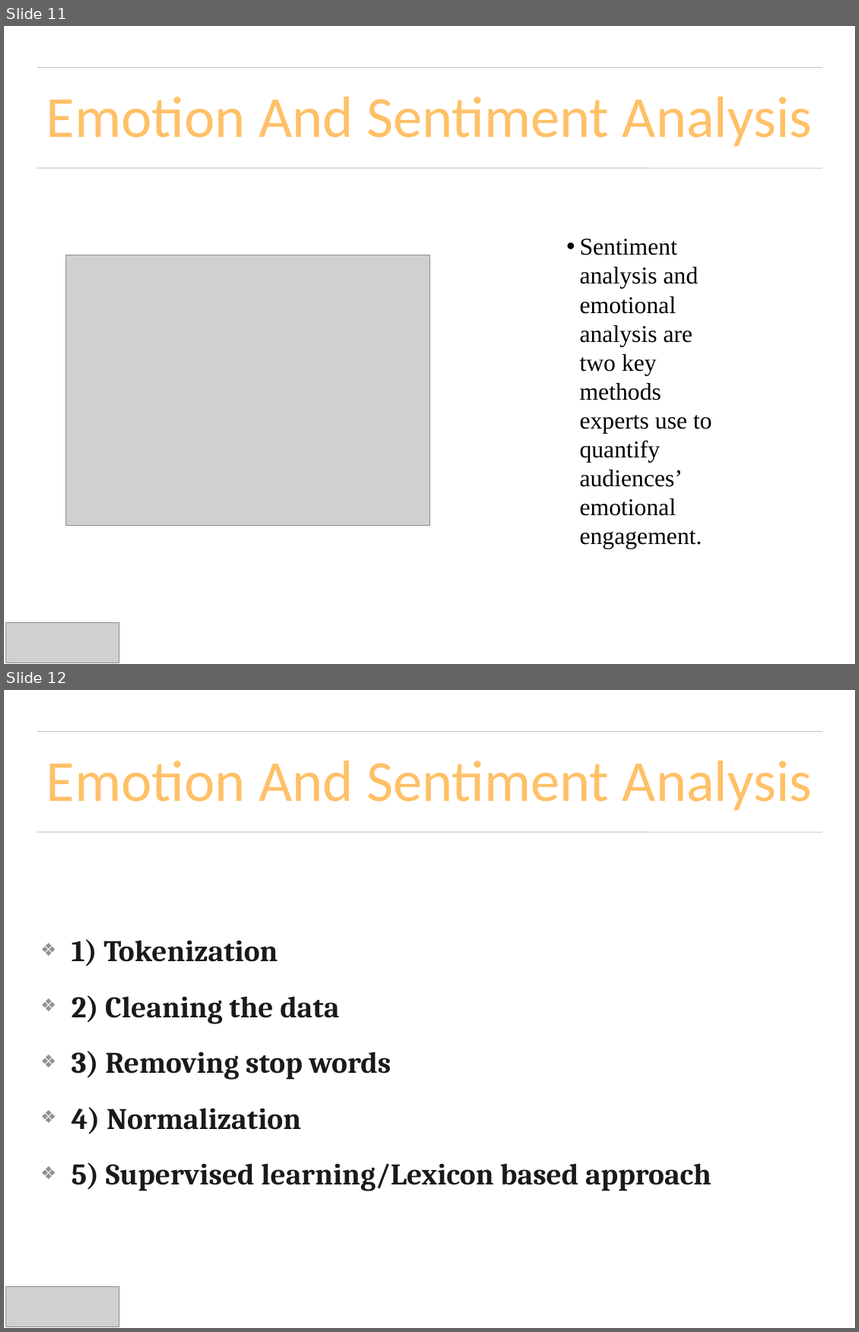
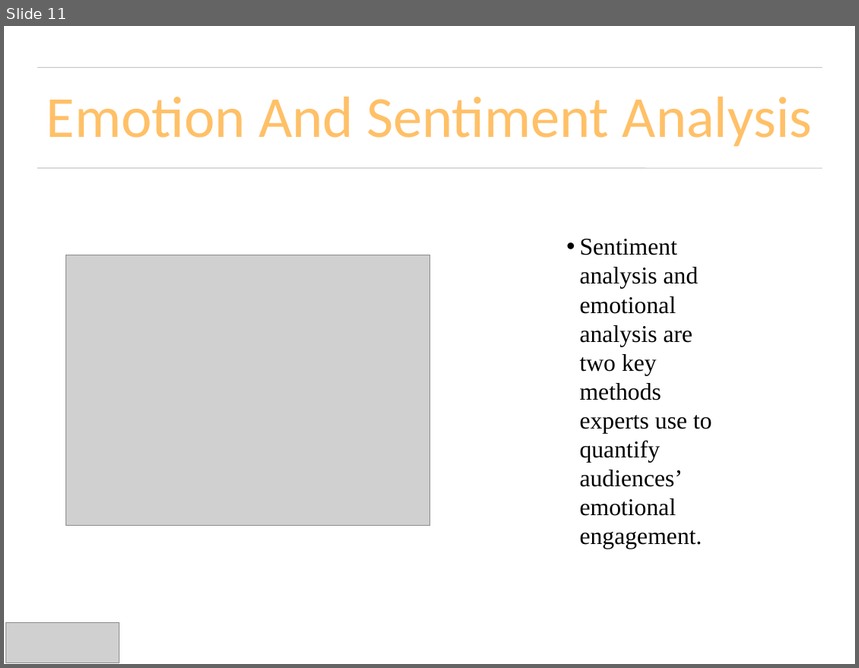
Before and after one commit to UNCG-CSE/Budget_Text_Analysis, a slide deck: doc/Presentations/Budget_Text_ProjectPresentation.pptx. Shown one above the other, each under a label of ours: slides 11 and 12 before the commit, slide 11 after it. The pictures are 859x1332 and 859x668 pixels, drawn with LibreOffice and Linux fonts; fonts in the diff are those of the drawing; grey boxes stand for pictures. Boxes give left, top, right and bottom in pixels: in the first picture for what was removed or moved away, otherwise in the second. Text is boxed around its words. In the diff, an @@ line names an element or a change of style, - is before the commit and + after.

```diff
--- a/doc/Presentations/Budget_Text_ProjectPresentation.pptx
+++ b/doc/Presentations/Budget_Text_ProjectPresentation.pptx
@@ slide 12 removed at (4, 690, 855, 1328), background #FFFFFF; not listed: 2 template elements that a slide beside it also shows @@
@@ title removed at (47, 761, 813, 811) @@
-Emotion And Sentiment Analysis
@@ text removed at (72, 939, 712, 1192) @@
-❖ 1) Tokenization
-❖ 2) Cleaning the data
-❖ 3) Removing stop words
-❖ 4) Normalization
-❖ 5) Supervised learning/Lexicon based approach
@@ picture removed at (6, 1287, 120, 1327) @@
```
Also in this commit, not shown: 1 slide changed, 1 other slide removed, 2 other files.
